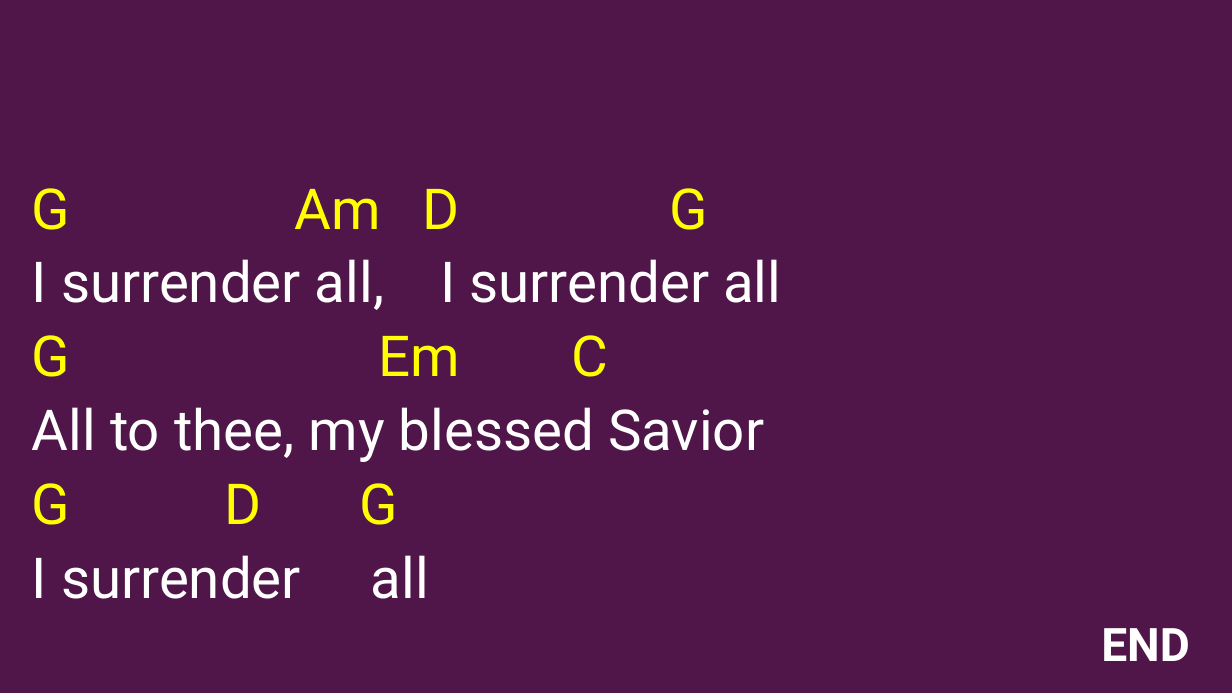
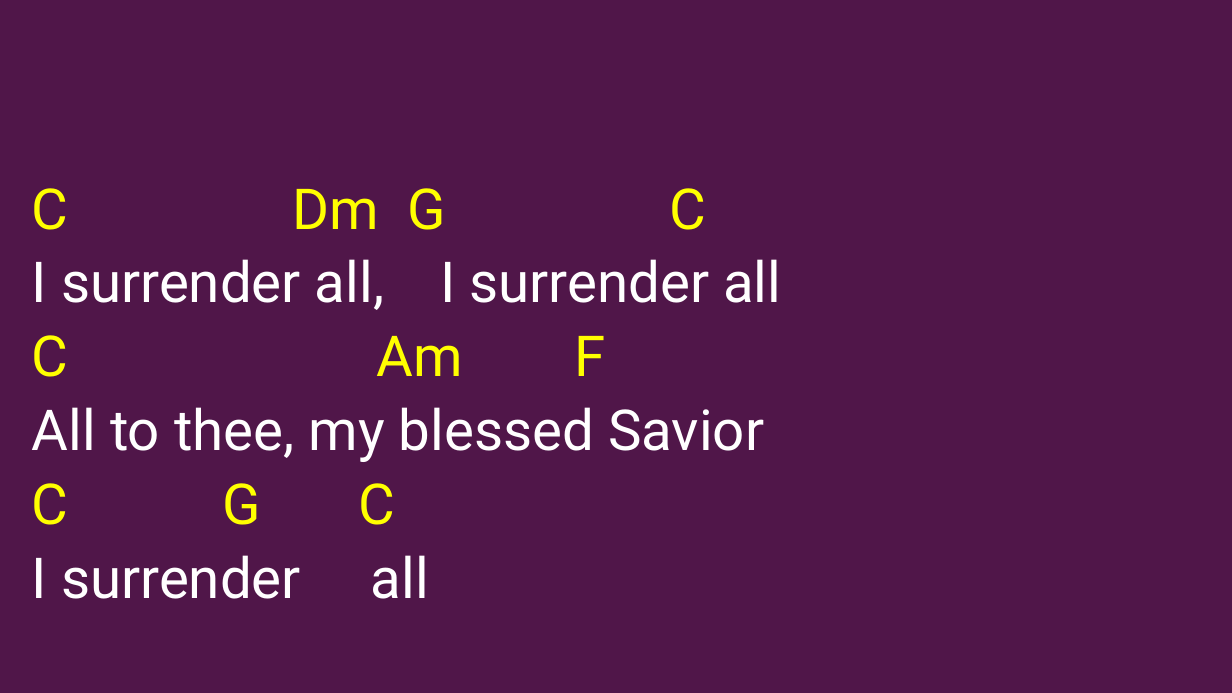
Before and after one commit to kendall412/worship, a slide deck: slide 49 of set/2026-11-01 ECBC-CH.pptx. Drawn at 1232x693 pixels with LibreOffice and Linux fonts; fonts in the diff are those of the drawing. Boxes give left, top, right and bottom in pixels: in the first picture for what was removed or moved away, otherwise in the second. Text is boxed around its words. In the diff, an @@ line names an element or a change of style, - is before the commit and + after.

```diff
--- a/set/2026-11-01 ECBC-CH.pptx
+++ b/set/2026-11-01 ECBC-CH.pptx
@@ subtitle at bbox=[32, 188, 707, 230]: text changed @@
-G Am D G
+C Dm G C
@@ subtitle at bbox=[32, 335, 606, 377]: text changed @@
-G Em C
+C Am F
@@ subtitle at bbox=[32, 483, 396, 525]: text changed @@
-G D G
+C G C
@@ text removed at bbox=[1101, 628, 1190, 661] @@
-END
```
Also in this commit, not shown: 9 other slides changed, 7 other files.
